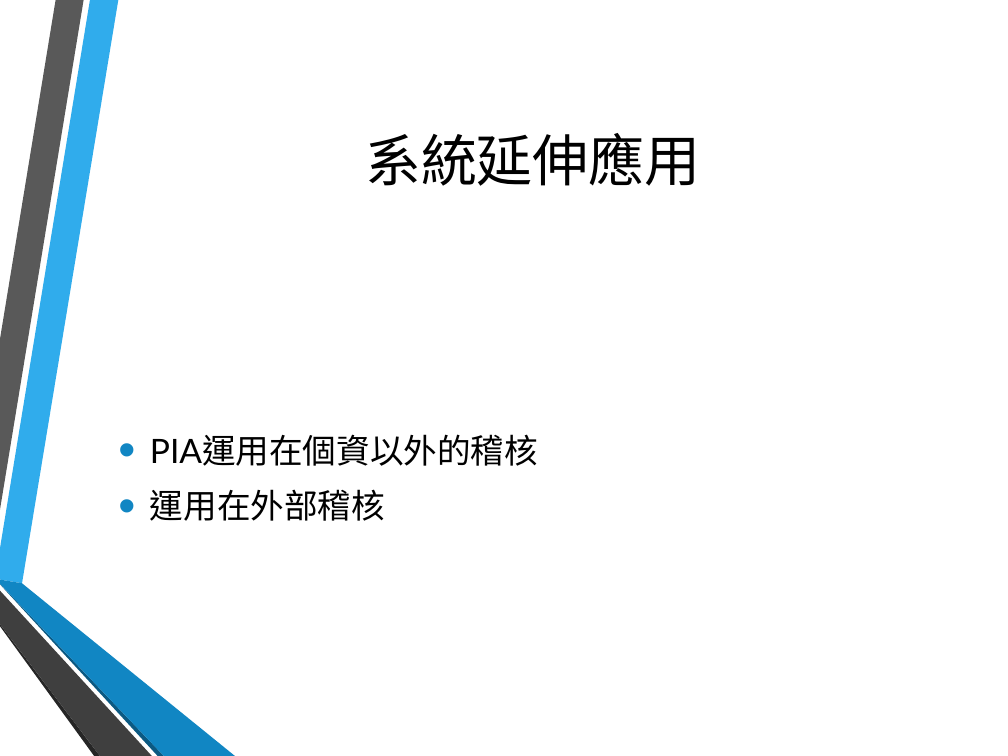
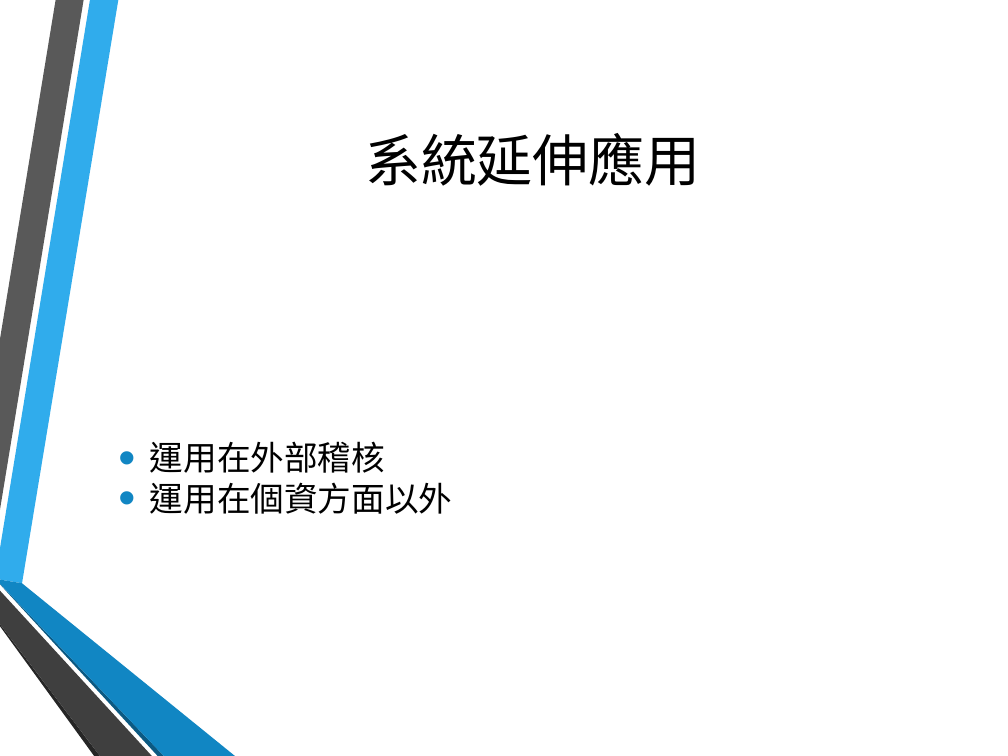
Before and after one commit to hsinewu/pia, a slide deck: slide 23 of Contest/FinalPresentation.pptx (slide 19 before the commit). Drawn at 1008x756 pixels with LibreOffice and Linux fonts; fonts in the diff are those of the drawing; background and template pictures are left out. Boxes give left, top, right and bottom in pixels: in the first picture for what was removed or moved away, otherwise in the second. Text is boxed around its words. In the diff, an @@ line names an element or a change of style, - is before the commit and + after.

```diff
--- a/Contest/FinalPresentation.pptx
+++ b/Contest/FinalPresentation.pptx
@@ text at (x1=150, y1=434, x2=538, y2=466): paragraph removed @@
-• PIA運用在個資以外的稽核
@@ text at (x1=150, y1=441, x2=385, y2=473): less space between paragraphs @@
@@ text at (x1=150, y1=482, x2=452, y2=514): paragraph added @@
+• 運用在個資方面以外
```
Also in this commit, not shown: 2 other slides changed, 4 slides added.
